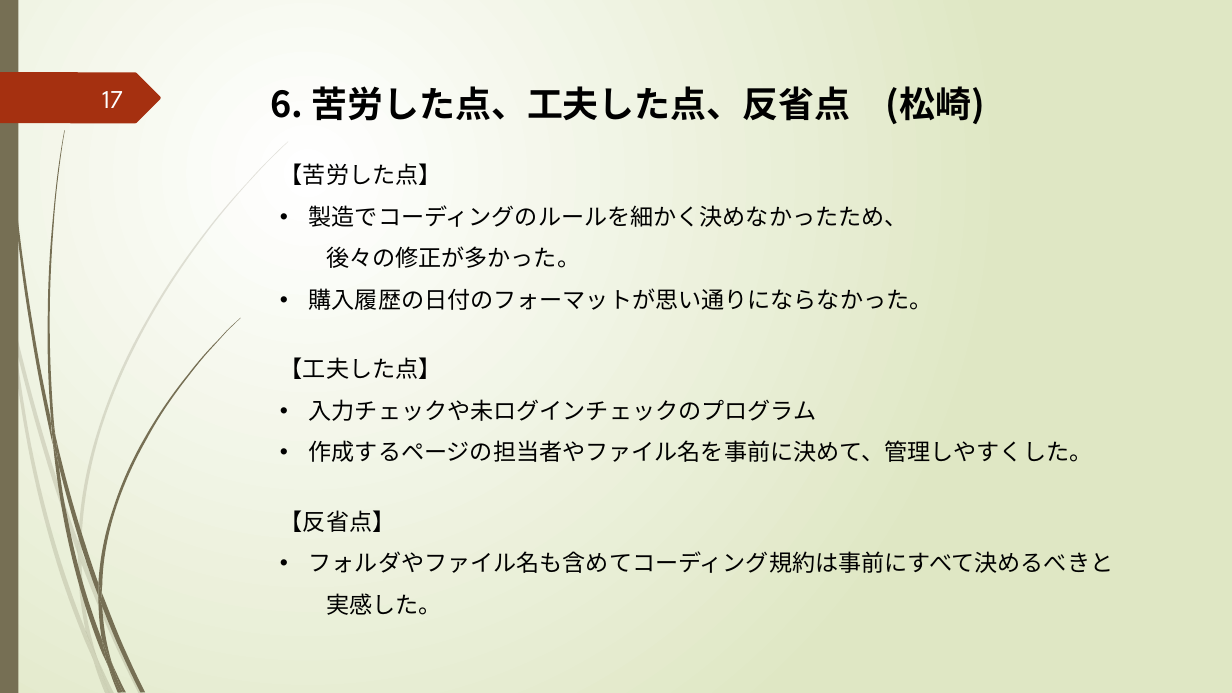
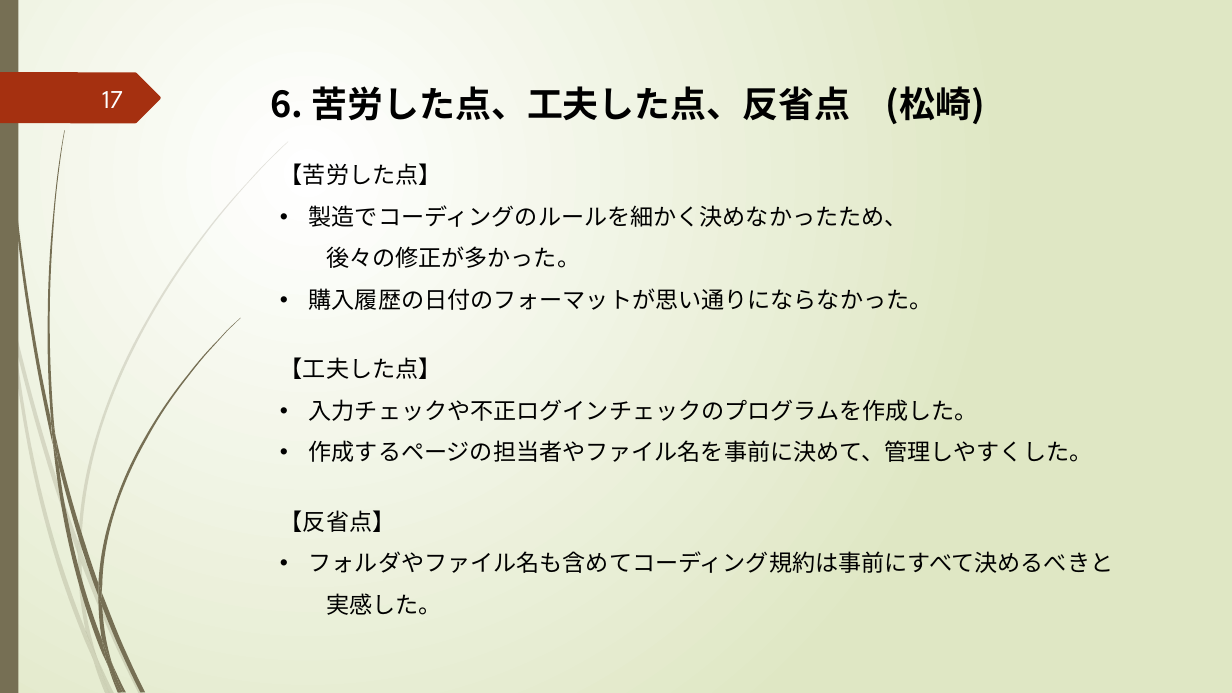
Before and after one commit to k-kuru/team_develop, a slide deck: slide 17 of 05_チーム開発演習_発表会資料/05_チーム開発演習_発表会資料_チーム3.pptx. Drawn at 1232x693 pixels with LibreOffice and Linux fonts; fonts in the diff are those of the drawing. Boxes give left, top, right and bottom in pixels: in the first picture for what was removed or moved away, otherwise in the second. Text is boxed around its words. In the diff, an @@ line names an element or a change of style, - is before the commit and + after.

```diff
--- a/05_チーム開発演習_発表会資料/05_チーム開発演習_発表会資料_チーム3.pptx
+++ b/05_チーム開発演習_発表会資料/05_チーム開発演習_発表会資料_チーム3.pptx
@@ text at (309, 399, 978, 421): text changed @@
-• 入力チェックや未ログインチェックのプログラム
+• 入力チェックや不正ログインチェックのプログラムを作成した。
```
Also in this commit, not shown: 2 other slides changed.
